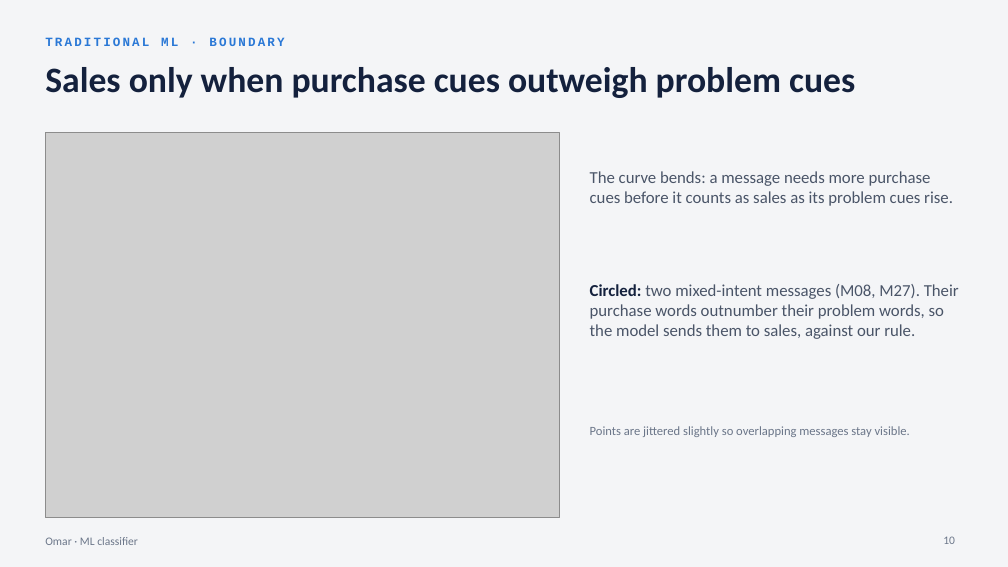
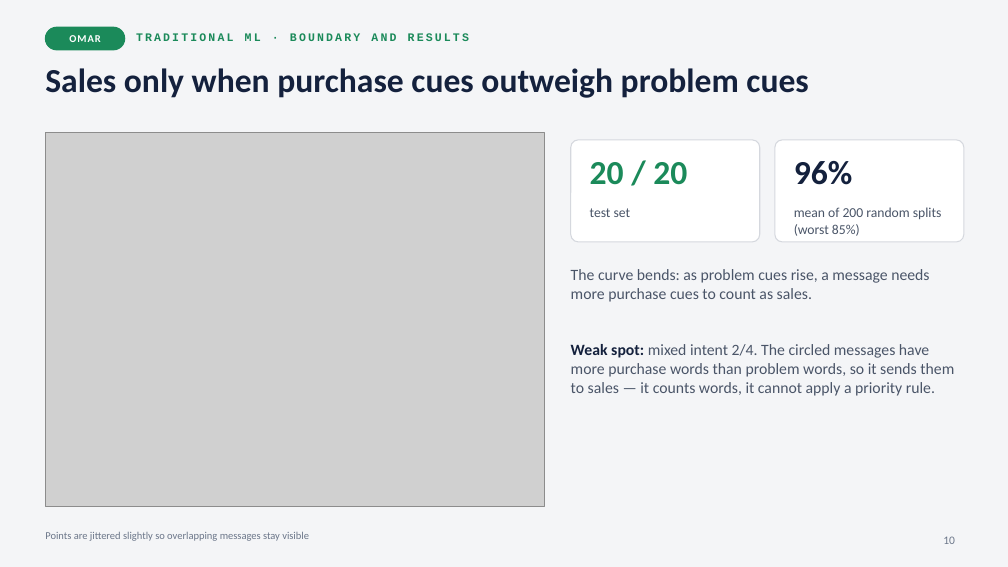
Before and after one commit to Ahmed-Aldmrdash/Ml-project01-agent-kio-routing, a slide deck: slide 10 of docs/ML_Project01_Agent_KIO_Routing.pptx. Drawn at 1008x567 pixels with LibreOffice and Linux fonts; fonts in the diff are those of the drawing; grey boxes stand for pictures. Boxes give left, top, right and bottom in pixels: in the first picture for what was removed or moved away, otherwise in the second. Text is boxed around its words. In the diff, an @@ line names an element or a change of style, - is before the commit and + after.

```diff
--- a/docs/ML_Project01_Agent_KIO_Routing.pptx
+++ b/docs/ML_Project01_Agent_KIO_Routing.pptx
@@ rounded rectangle added at (x1=45, y1=27, x2=125, y2=50), fill #1B8A5A, outline #1B8A5A 1 pt @@
@@ text "TRADITIONAL ML · BOUNDARY AND ..." at (x1=136, y1=33, x2=469, y2=41): vertical alignment middle to top @@
@@ title "Sales only when purchase cues ..." at (x1=45, y1=68, x2=808, y2=98): size 34 to 32 pt @@
@@ text added at (x1=69, y1=35, x2=101, y2=42), 10 pt, text #FFFFFF, bold @@
+OMAR
@@ text at (x1=136, y1=33, x2=469, y2=41): text changed; size 12 to 11 pt; text colour #2A78D6 to #1B8A5A @@
-TRADITIONAL ML · BOUNDARY
+TRADITIONAL ML · BOUNDARY AND RESULTS
@@ picture resized from (x1=45, y1=132, x2=560, y2=518) to (x1=45, y1=132, x2=544, y2=507) @@
@@ rounded rectangle added at (x1=571, y1=140, x2=760, y2=242), fill #FFFFFF, outline #D5D8DE 1 pt @@
@@ rounded rectangle added at (x1=775, y1=140, x2=964, y2=242), fill #FFFFFF, outline #D5D8DE 1 pt @@
@@ text added at (x1=590, y1=162, x2=687, y2=185), 32 pt, text #1B8A5A, bold @@
+20 / 20
@@ text added at (x1=794, y1=161, x2=853, y2=185), 32 pt, text #14213D, bold @@
+96%
@@ text added at (x1=590, y1=208, x2=631, y2=217), 13 pt, text #4A5568 @@
+test set
@@ text added at (x1=794, y1=207, x2=942, y2=236), 13 pt, text #4A5568 @@
+mean of 200 random splits (worst 85%)
@@ text at (x1=571, y1=269, x2=929, y2=302): text changed; size 16 to 15 pt @@
-The curve bends: a message needs more purchase cues before it counts as sales as its problem cues rise.
+The curve bends: as problem cues rise, a message needs more purchase cues to count as sales.
@@ text at (x1=571, y1=344, x2=954, y2=396): text changed; size 16 to 15 pt @@
-Circled: two mixed-intent messages (M08, M27). Their purchase words outnumber their problem words, so the model sends them to sales, against our rule.
+Weak spot: mixed intent 2/4. The circled messages have more purchase words than problem words, so it sends them to sales — it counts words, it cannot apply a priority rule.
@@ text at (x1=45, y1=532, x2=309, y2=541): text changed; size 12 to 10 pt @@
-Points are jittered slightly so overlapping messages stay visible.
+Points are jittered slightly so overlapping messages stay visible
@@ text removed at (x1=45, y1=537, x2=138, y2=545) @@
-Omar · ML classifier
```
Also in this commit, not shown: 9 other slides changed, 4 slides added, 3 slides removed, 13 other files.
